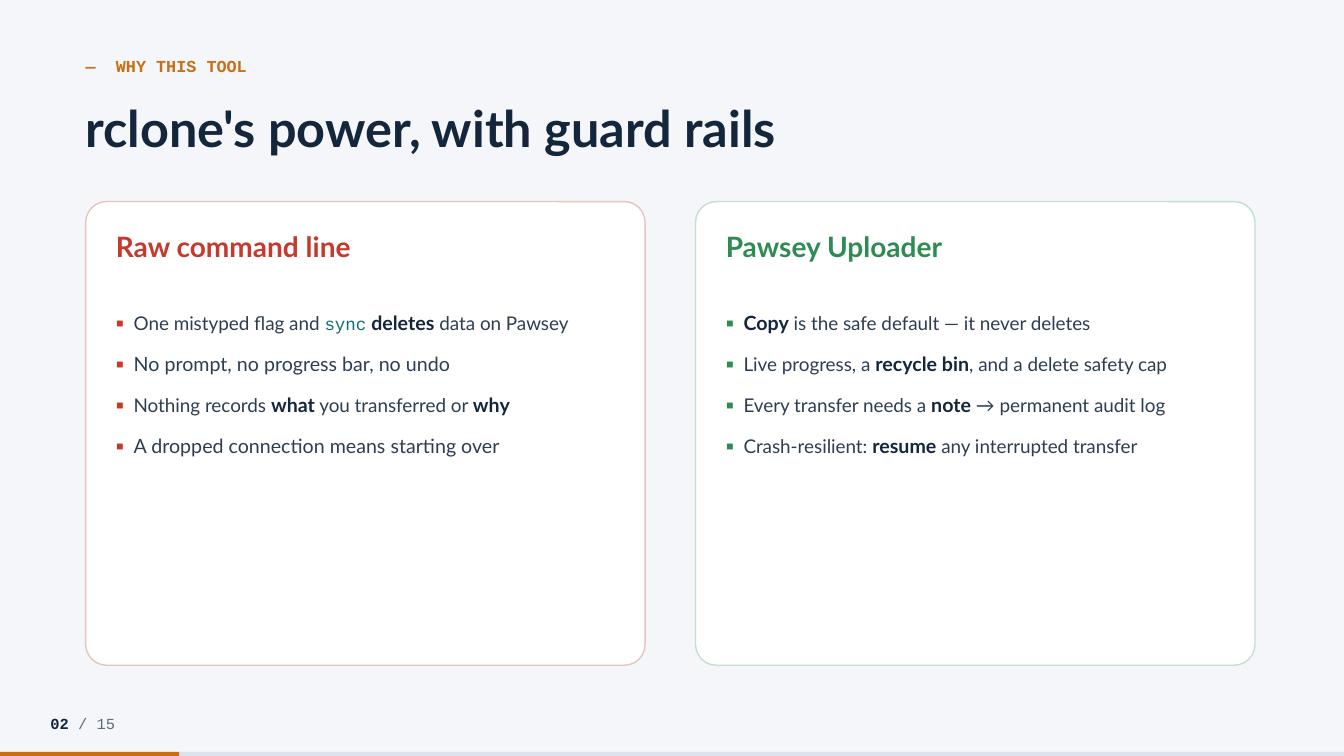
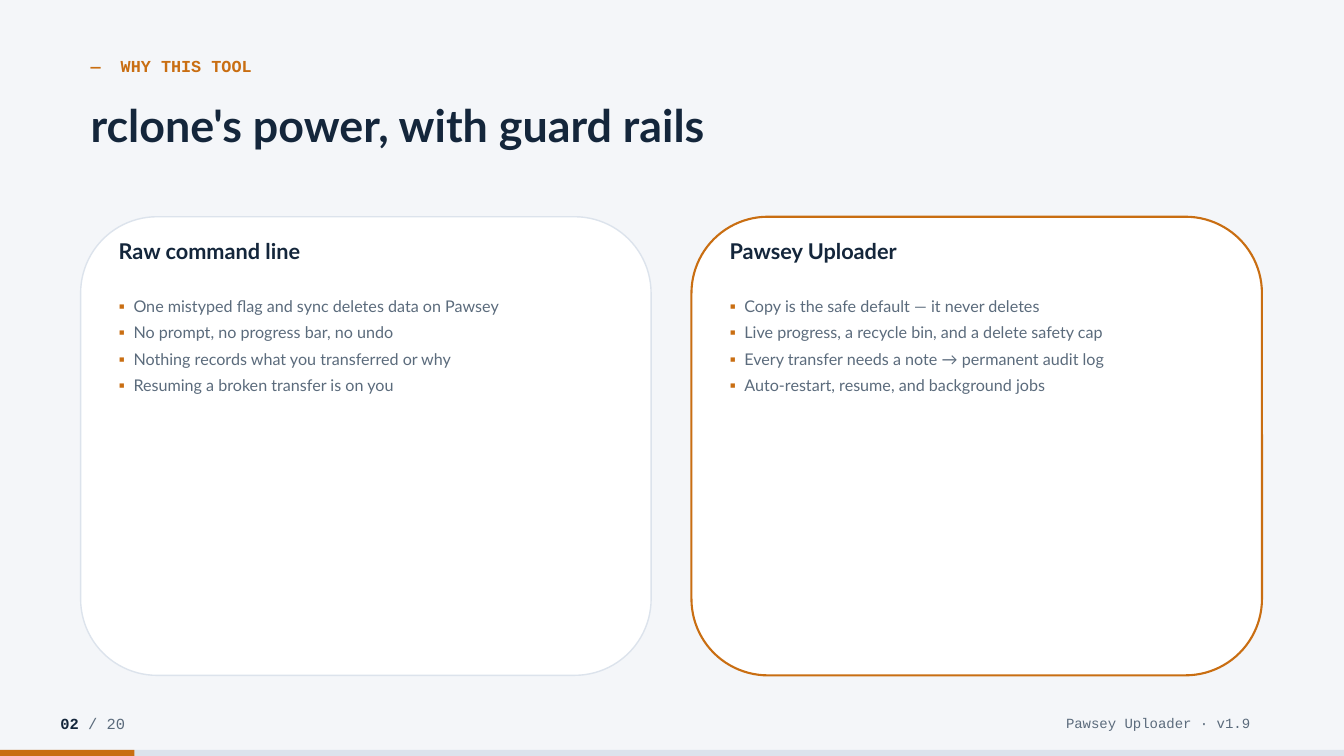
Before and after one commit to appndpird/pawsey-uploader, a slide deck: slide 2 of docs/Pawsey-Uploader-Demo.pptx. Drawn at 1344x756 pixels with LibreOffice and Linux fonts; fonts in the diff are those of the drawing. Boxes give left, top, right and bottom in pixels: in the first picture for what was removed or moved away, otherwise in the second. Text is boxed around its words. In the diff, an @@ line names an element or a change of style, - is before the commit and + after.

Commit message:
docs: rebuild demo deck for v1.9 with live screenshots
Rebuilt Pawsey-Uploader-Demo.pptx from scratch for v1.9 (20 slides, 16:9),
covering all key features: the seven tabs, multiple projects, the three
transfer modes, safety controls, unattended/resumable transfers, buckets &
storage, shareable links, Send to another project, background + resume,
the command console, the audit trail, golden rules and troubleshooting.

Embeds 10 fresh v1.9 screenshots (new DPIRD-primary header) under
docs/screenshots/: header/tabs, settings projects, copy/mirror/two-way,
storage, send-to-project dialog, background-copies manager, console, history.

```diff
--- a/docs/Pawsey-Uploader-Demo.pptx
+++ b/docs/Pawsey-Uploader-Demo.pptx
@@ text "— WHY THIS TOOL" at [121, 60, 251, 72]: less space between paragraphs @@
@@ text "rclone's power, with guard rails" at [91, 108, 704, 150]: size 36 to 32 pt; line spacing 1.02 to 1; less space between paragraphs @@
@@ rounded rectangle: place and size @@
-rounded rectangle at [86, 202, 645, 665]
+rounded rectangle at [81, 217, 651, 676]
@@ rounded rectangle at [81, 217, 651, 676]: outline #E6C4BF 1 pt to #DCE3EC 1 pt; proportions changed @@
@@ text "Raw command line": place and size @@
-text "Raw command line" at [116, 236, 351, 258]
+text "Raw command line" at [119, 243, 300, 259]
@@ text "Raw command line" at [119, 243, 300, 259]: size 20 to 15.5 pt, text colour #C6392D to #14263B; less space between paragraphs @@
@@ rounded rectangle: place and size @@
-rounded rectangle at [696, 202, 1255, 665]
+rounded rectangle at [692, 217, 1262, 676]
@@ rounded rectangle at [692, 217, 1262, 676]: outline #C2E0CD 1 pt to #C96E12 1.5 pt; proportions changed @@
@@ text "Pawsey Uploader" at [730, 243, 897, 263]: size 20 to 15.5 pt, text colour #2E8B52 to #14263B; less space between paragraphs @@
@@ text "▪ One mistyped flag and ...": place and size @@
-text "▪ One mistyped flag and ..." at [134, 315, 569, 457]
+text "▪ One mistyped flag and ..." at [134, 300, 499, 394]
@@ text "▪ Copy is the safe ...": place and size @@
-text "▪ Copy is the safe ..." at [744, 315, 1167, 457]
+text "▪ Copy is the safe ..." at [744, 300, 1104, 394]
@@ text at [134, 300, 499, 368]: size 14 to 11.5 pt in "▪ deletes", "▪ No prompt, no progress bar, no ...", "▪ what why"; size 13.5 to 11.5 pt in "One mistyped flag and data on Pawsey", "Nothing records you transferred or"; size 12.5 to 11.5 pt, font Courier New to Lato, text colour #106E7B to #5B6B7C in "sync"; text colour #C6392D to #C96E12 in "▪", "▪", "▪"; text colour #2D3E52 to #5B6B7C in "One mistyped flag and data on Pawsey", "No prompt, no progress bar, no undo", "Nothing records you transferred or"; text colour #14263B to #5B6B7C in "deletes", "what why"; bold off in "▪ deletes", "▪", "▪ what why"; line spacing 1.15 to 1; less space between paragraphs @@
@@ text at [744, 300, 1104, 368]: size 14 to 11.5 pt, bold off in "▪ Copy", "▪ recycle bin,", "▪ note"; size 13.5 to 11.5 pt, text colour #2D3E52 to #5B6B7C in "is the safe default — it never ...", "Live progress, a bin, and a delete ...", "Every transfer needs a → permanent audit ..."; text colour #2E8B52 to #C96E12 in "▪", "▪", "▪"; text colour #14263B to #5B6B7C in "Copy", "recycle bin,", "note"; line spacing 1.15 to 1; less space between paragraphs @@
@@ text at [134, 379, 393, 394]: text changed; size 14 to 11.5 pt; text colour #2D3E52 to #5B6B7C @@
-▪ A dropped connection means starting over
+▪ Resuming a broken transfer is on you
@@ text at [744, 379, 1045, 394]: text changed; size 13.5 to 11.5 pt; text colour #2D3E52 to #5B6B7C @@
-▪ Crash-resilient: resume any interrupted transfer
+▪ Auto-restart, resume, and background jobs
@@ text at [60, 718, 125, 729]: text changed @@
-02 / 15
+02 / 20
@@ text added at [1066, 718, 1250, 731], 10 pt, text #5B6B7C @@
+Pawsey Uploader · v1.9
@@ rectangle: place and size @@
-rectangle at [0, 752, 179, 756]
+rectangle at [0, 750, 134, 756]
```
Also in this commit, not shown: 5 other slides changed, 14 slides added, 9 slides removed, 10 other files.
